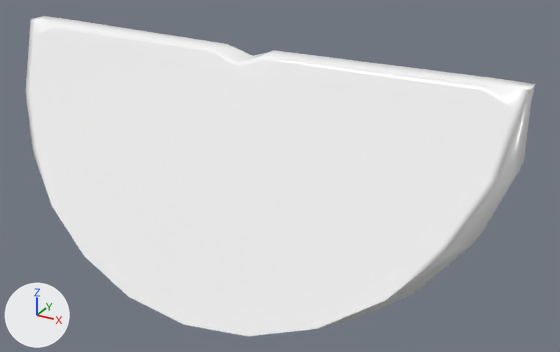
Before and after pictures for a commit that changed the glTF model EverythingLibraryBrowser/models/consumables/consumables-fruits-sliceoflemon/consumables-fruits-sliceoflemon_v1.glb.
The view is the same before and after, from a 50 mm camera at (0.0465, -0.0762, 0.0557) aimed at (0.0035, 0.002, 0.0166). Lighting does not change. The marker at lower left points along +X, +Y and +Z. The first picture is the older version. Vertices at exactly the same position are counted once.

The first picture shows 'SliceOfLemon.001'.
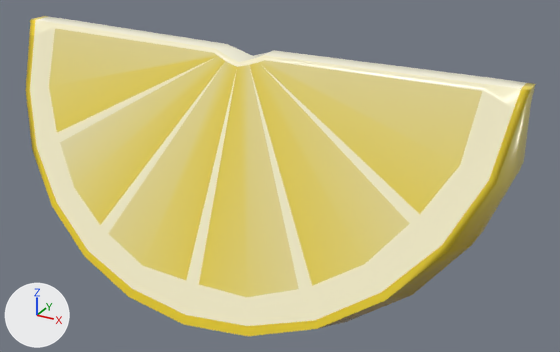
The newer file is also turned or shifted as a whole; pictures and numbers use the older file's frame.

Location of each change, (x1, y1, x2, y2) in pixels of the pictures (560 x 352 px):
part 1 of me_mesh_161, recoloured (white to yellow)
    both: (26, 19, 536, 336)
part 2 of me_mesh_161, recoloured (white to beige)
    both: (30, 16, 526, 326)

What the commit changed:
me_mesh_161 has 175 vertices, 346 faces and spans x -0.0329..0.0329, y -0.0149..0.0149, z 0.0..0.0331.
me_mesh_161 is used by ob_sliceoflemon_001; location (0.0, 0.0, 0.0).
me_mesh_161 part 1: 185 faces centred in x -0.0328..0.0328, y -0.0146..0.0146, z 0.0007..0.0331 are repainted in the vertex colours; the middle colour goes from white #ffffff to yellow #d3b52a.
me_mesh_161 part 2: 161 faces centred in x -0.0326..0.0309, y -0.0137..0.0137, z 0.0059..0.0331 are repainted in the vertex colours; the middle colour goes from white #ffffff to beige #fff8d2.
